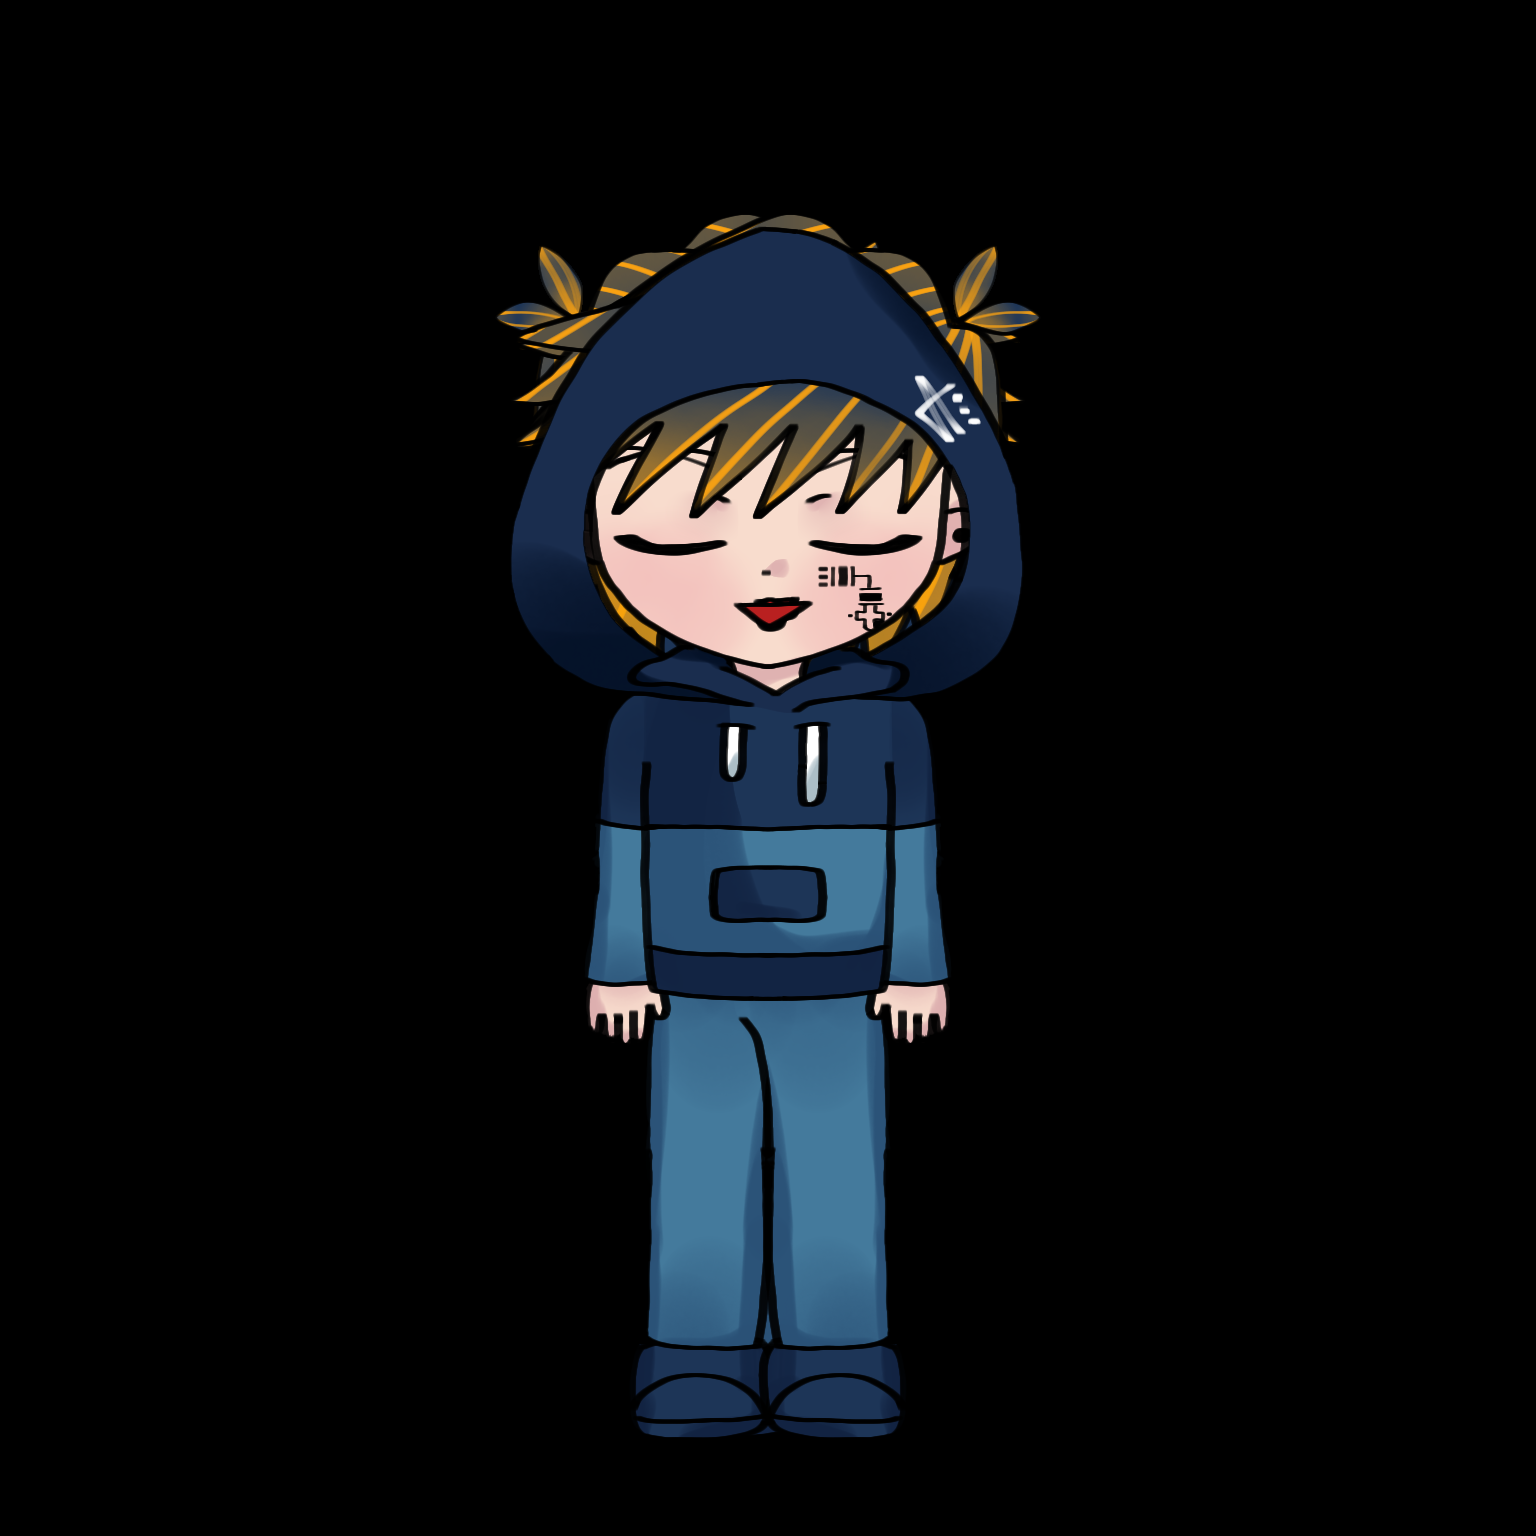
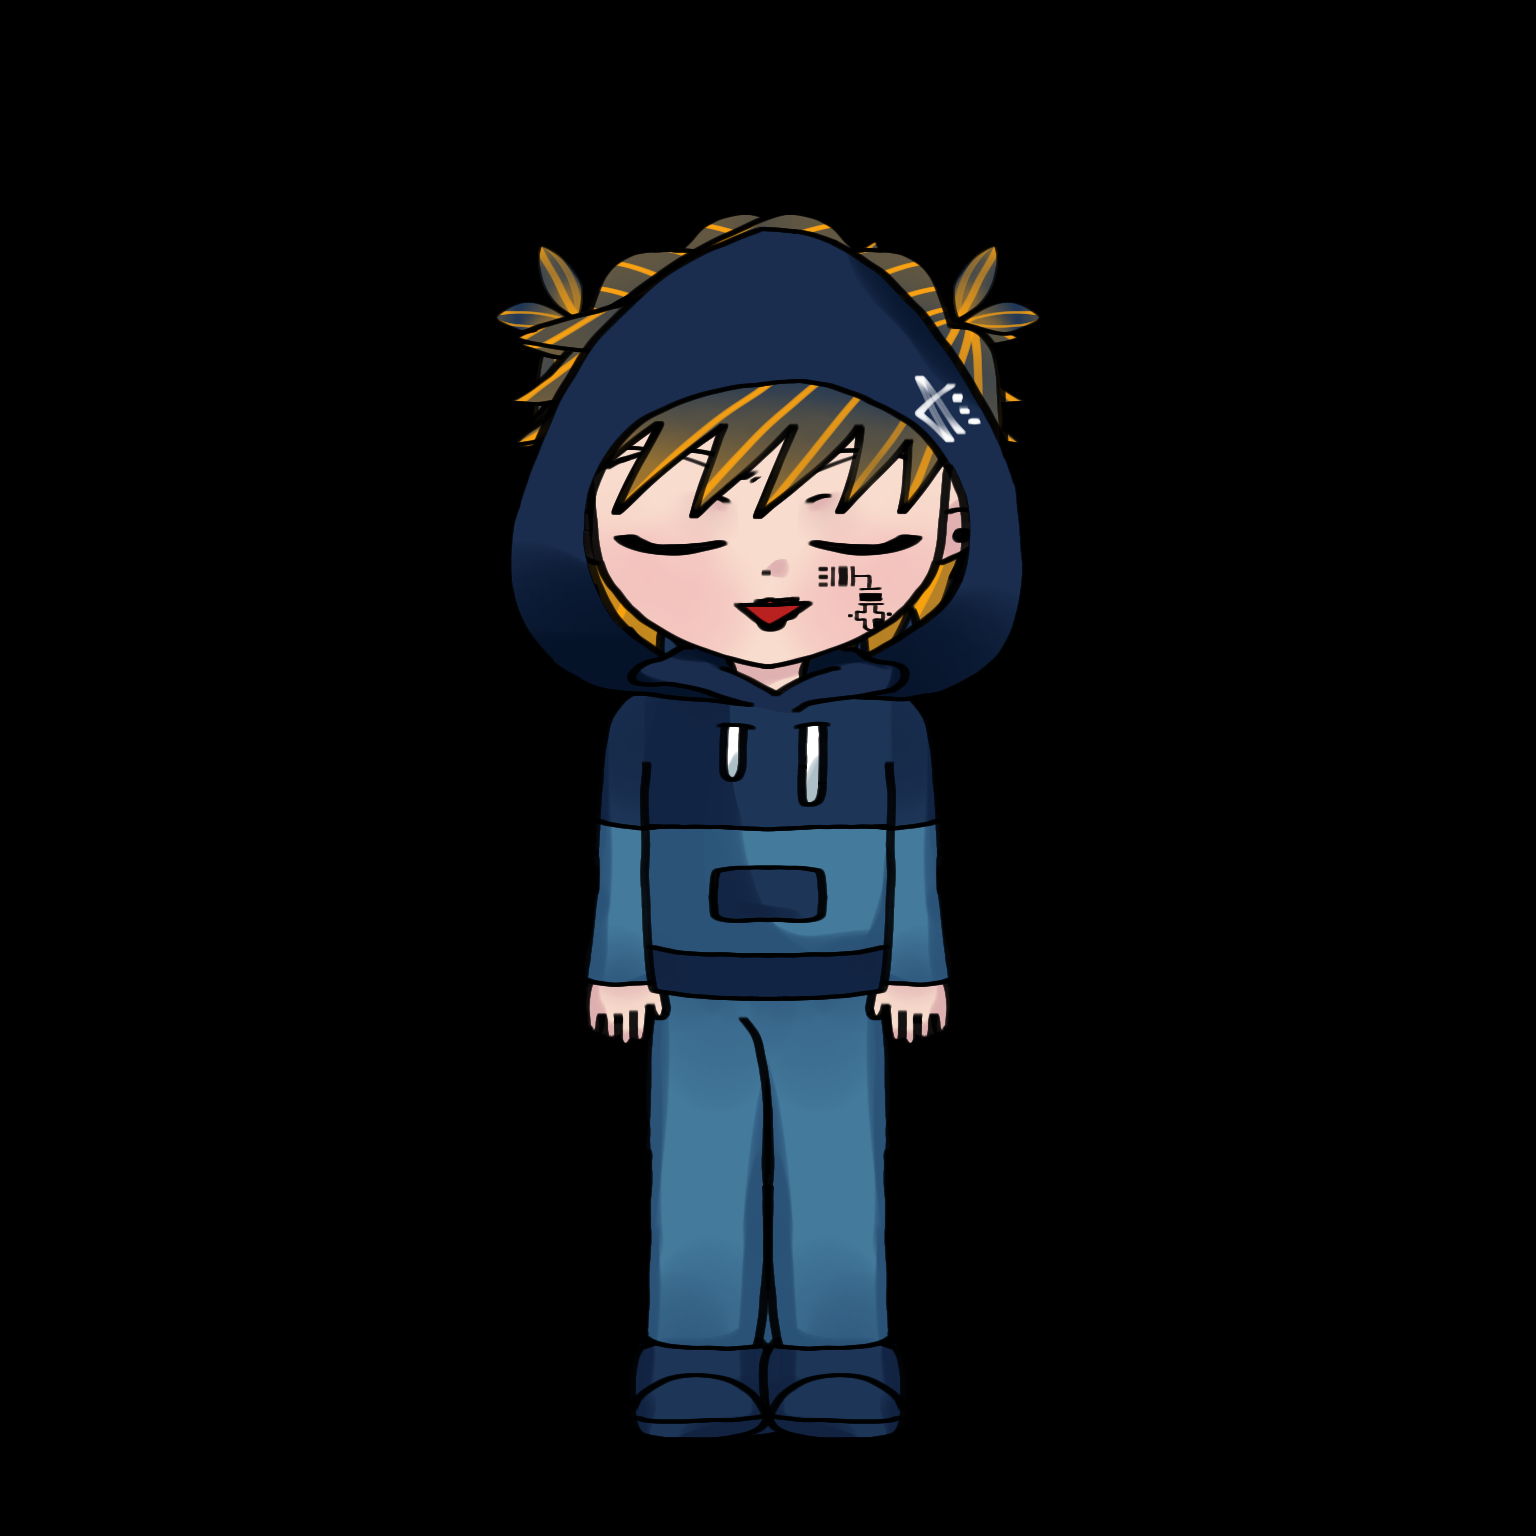
Layered file, before and after one edit (1536x1536). Changes by layer:
painted on "< 화난 눈썹" over [741, 469, 762, 484]
painted on ">다리" over [764, 1146, 887, 1188]
painted on ">허벅지" over [766, 1172, 775, 1188]
painted on "<다리" over [649, 1146, 772, 1188]
painted on "<허벅지" over [761, 1172, 770, 1188]
painted on "<<윗 눈" over [741, 470, 751, 484]
painted on "<<얼굴" over [741, 469, 762, 484]
moved "<>다리" above "<>허벅지", painted on it over [761, 1161, 775, 1188]
moved "<>허벅지" above "<>발", painted on it over [760, 1146, 776, 1188]
painted on "<<다리" (2nd of 2, in "좌 라이" › "<<다리") over [761, 1161, 775, 1188]
painted on "<<허벅지" over [760, 1146, 776, 1188]
painted on ">> 앞머리" over [741, 469, 762, 484]
painted on ">> 얼굴" over [741, 469, 762, 484]
painted on ">> 다리" (2nd of 2, in "우 라이" › ">> 다리") over [761, 1163, 775, 1188]
painted on ">> 허벅지" over [762, 1181, 774, 1188]
renamed ">> 다리" to ">< 다리", painted on it over [761, 1161, 775, 1188]
renamed ">> 허벅지" to ">< 허벅지", painted on it over [760, 1146, 776, 1188]
painted on "// 머리카락" (2nd of 2, in "뒤 라이" › "// 머리카락") over [741, 342, 1020, 484]
painted on "/> 다리" over [764, 1146, 887, 1188]
painted on "/> 허벅지" over [766, 1172, 775, 1188]
painted on "/< 다리" over [649, 1146, 772, 1188]
painted on "/< 허벅지" over [761, 1172, 770, 1188]